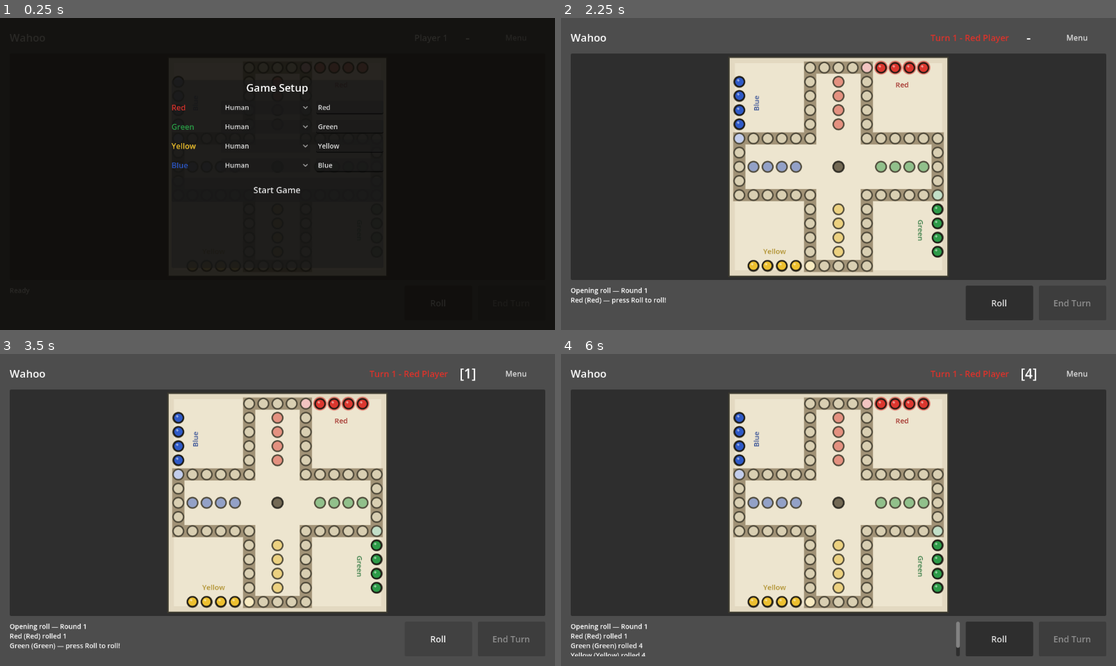
Above: before the commit, frames 1-4 (two rows, left to right).
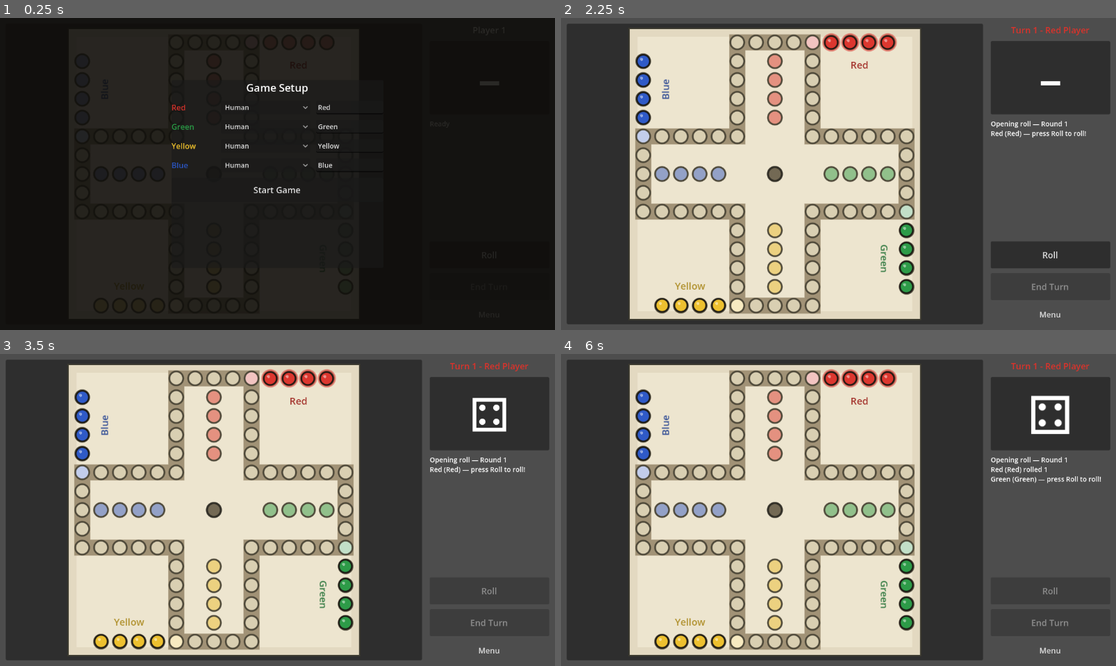
Above: after the commit, the same moments.

Repository: ItsTheMcCoy/wahoo-app
Game: Godot game, scene res://scenes/Main.tscn
Same seed, same stepped clock (60 frames per second), same inputs: the game is played once before the commit and once after it.
Inputs (mouse positions are in pixels of both pictures, inside the frame that each line leads up to):
- Up to frame 1 (0.25 s): no input
- Up to frame 2 (2.25 s): click "Menu" at 0.5 s; click "Roll" at 1.25 s; click "Start Game" at 2 s
- Up to frame 3 (3.5 s): click "Roll" at 2.75 s
- Up to frame 4 (6 s): click (999, 637) at 3.5 s, where only the run before the commit has a clickable "Roll"; move the mouse to (838, 503) at 4.27 s; click (838, 503) at 4.42 s; tap Enter at 5 s; move the mouse to (727, 525) at 5.02 s; click (727, 525) at 5.17 s; move the mouse to (894, 441) at 5.77 s; click (894, 441) at 5.92 s

The runs differ from the first frame. In frame 1, less than 0.1% of the frame differs, in the area x 1-90%, y 5-88%; in frame 2, 57%; in frame 3, 57%; in frame 4, 58%, in the area x 1-99%, y 2-98%.

Commit message:
Phase 3f: Board-left / info-panel-right layout; Unicode die faces
Restructured the main scene from a vertical stack to a two-column
layout. The board PanelContainer expands to fill the left side; a new
SidePanel (248 px min width) owns the right side with, top to bottom:
TurnLabel, DieFrame/DieLabel, Status log, RollButton, EndTurnButton,
and GameMenuButton. Header and Footer nodes are removed.

DieLabel now shows Unicode die faces (⚀–⚅) at 96 px font inside a
PanelContainer for a clear visual focal point. Rolling animation
updated: 14 face-cycle frames at 40 ms (was 6 at 50 ms), larger settle
pop (1.30× vs 1.22×), pivot set to label center before tween.

Docs updated: Phase 3f added to DEVELOPMENT_PLAN.md; godot/README.md
scope list, current-state description, and phase header updated.

Co-Authored-By: Claude Sonnet 4.6 <noreply@anthropic.com>

Diff:
--- a/godot/scenes/Main.tscn
+++ b/godot/scenes/Main.tscn
@@ -12,51 +12,22 @@
 grow_vertical = 2
 script = ExtResource("1_ukqg8")
 
-[node name="Root" type="VBoxContainer" parent="."]
-layout_mode = 1
-anchors_preset = 15
-anchor_right = 1.0
-anchor_bottom = 1.0
-offset_left = 20.0
-offset_top = 20.0
-offset_right = -20.0
-offset_bottom = -20.0
-grow_horizontal = 2
-grow_vertical = 2
-theme_override_constants/separation = 12
-
-[node name="Header" type="HBoxContainer" parent="Root"]
-layout_mode = 2
-theme_override_constants/separation = 12
-
-[node name="Title" type="Label" parent="Root/Header"]
-layout_mode = 2
-size_flags_horizontal = 3
-text = "Wahoo"
-theme_override_font_sizes/font_size = 22
-
-[node name="TurnLabel" type="Label" parent="Root/Header"]
-layout_mode = 2
-text = "Player 1"
-horizontal_alignment = 2
-theme_override_font_sizes/font_size = 18
-
-[node name="DieLabel" type="Label" parent="Root/Header"]
-layout_mode = 2
-custom_minimum_size = Vector2(58, 42)
-text = "-"
-horizontal_alignment = 1
-vertical_alignment = 1
-theme_override_font_sizes/font_size = 28
-
-[node name="GameMenuButton" type="MenuButton" parent="Root/Header"]
-layout_mode = 2
-custom_minimum_size = Vector2(120, 42)
-text = "Menu"
-theme_override_font_sizes/font_size = 16
+[node name="Root" type="HBoxContainer" parent="."]
+layout_mode = 1
+anchors_preset = 15
+anchor_right = 1.0
+anchor_bottom = 1.0
+offset_left = 12.0
+offset_top = 12.0
+offset_right = -12.0
+offset_bottom = -12.0
+grow_horizontal = 2
+grow_vertical = 2
+theme_override_constants/separation = 16
 
 [node name="BoardFrame" type="PanelContainer" parent="Root"]
 layout_mode = 2
+size_flags_horizontal = 3
 size_flags_vertical = 3
 
 [node name="BoardView" type="Control" parent="Root/BoardFrame"]
@@ -65,32 +36,57 @@
 size_flags_vertical = 3
 script = ExtResource("2_cw3fq")
 
-[node name="Footer" type="HBoxContainer" parent="Root"]
-layout_mode = 2
-theme_override_constants/separation = 12
-
-[node name="Status" type="RichTextLabel" parent="Root/Footer"]
-layout_mode = 2
-size_flags_horizontal = 3
-custom_minimum_size = Vector2(0, 72)
+[node name="SidePanel" type="VBoxContainer" parent="Root"]
+layout_mode = 2
+custom_minimum_size = Vector2(248, 0)
+theme_override_constants/separation = 10
+
+[node name="TurnLabel" type="Label" parent="Root/SidePanel"]
+layout_mode = 2
+text = "Player 1"
+horizontal_alignment = 1
+autowrap_mode = 2
+theme_override_font_sizes/font_size = 18
+
+[node name="DieFrame" type="PanelContainer" parent="Root/SidePanel"]
+layout_mode = 2
+
+[node name="DieLabel" type="Label" parent="Root/SidePanel/DieFrame"]
+layout_mode = 2
+custom_minimum_size = Vector2(0, 152)
+text = "–"
+horizontal_alignment = 1
+vertical_alignment = 1
+theme_override_font_sizes/font_size = 96
+
+[node name="Status" type="RichTextLabel" parent="Root/SidePanel"]
+layout_mode = 2
+size_flags_vertical = 3
+custom_minimum_size = Vector2(0, 60)
 bbcode_enabled = true
 fit_content = false
 scroll_active = true
 text = "Ready"
 theme_override_font_sizes/normal_font_size = 14
 
-[node name="RollButton" type="Button" parent="Root/Footer"]
-layout_mode = 2
-custom_minimum_size = Vector2(140, 60)
+[node name="RollButton" type="Button" parent="Root/SidePanel"]
+layout_mode = 2
+custom_minimum_size = Vector2(0, 56)
 text = "Roll"
 theme_override_font_sizes/font_size = 18
 
-[node name="EndTurnButton" type="Button" parent="Root/Footer"]
-layout_mode = 2
-custom_minimum_size = Vector2(140, 60)
+[node name="EndTurnButton" type="Button" parent="Root/SidePanel"]
+layout_mode = 2
+custom_minimum_size = Vector2(0, 56)
 disabled = true
 text = "End Turn"
 theme_override_font_sizes/font_size = 18
+
+[node name="GameMenuButton" type="MenuButton" parent="Root/SidePanel"]
+layout_mode = 2
+custom_minimum_size = Vector2(0, 40)
+text = "Menu"
+theme_override_font_sizes/font_size = 16
 
 [node name="WinOverlay" type="ColorRect" parent="."]
 visible = false
--- a/godot/scripts/main.gd
+++ b/godot/scripts/main.gd
@@ -38,13 +38,13 @@
 	"sprinter":   "Sprinter",
 }
 
-@onready var _turn_label: Label = $Root/Header/TurnLabel
-@onready var _die_label: Label = $Root/Header/DieLabel
-@onready var _game_menu_button: MenuButton = $Root/Header/GameMenuButton
+@onready var _turn_label: Label = $Root/SidePanel/TurnLabel
+@onready var _die_label: Label = $Root/SidePanel/DieFrame/DieLabel
+@onready var _game_menu_button: MenuButton = $Root/SidePanel/GameMenuButton
 @onready var _board = $Root/BoardFrame/BoardView
-@onready var _status: RichTextLabel = $Root/Footer/Status
-@onready var _roll_button: Button = $Root/Footer/RollButton
-@onready var _end_turn_button: Button = $Root/Footer/EndTurnButton
+@onready var _status: RichTextLabel = $Root/SidePanel/Status
+@onready var _roll_button: Button = $Root/SidePanel/RollButton
+@onready var _end_turn_button: Button = $Root/SidePanel/EndTurnButton
 @onready var _win_overlay: ColorRect = $WinOverlay
 @onready var _win_title: Label = $WinOverlay/WinPanel/WinContent/WinTitle
 @onready var _win_subtitle: Label = $WinOverlay/WinPanel/WinContent/WinSubtitle
@@ -86,7 +86,7 @@
 	_start_button.pressed.connect(_on_start_pressed)
 	_smoke_summary = _build_smoke_summary()
 	_setup_game_menu()
-	_die_label.text = "-"
+	_die_label.text = "–"
 	_profiles = WahooAI.make_profiles()
 	_populate_dropdowns()
 	_wire_setup_inputs()
@@ -156,7 +156,7 @@
 	_board.clear_legal_moves()
 	_board.set_state(_state)
 	_board.set_seat_labels(_seat_display_names)
-	_die_label.text = "-"
+	_die_label.text = "–"
 	_die_label.scale = Vector2.ONE
 	_set_roll_ready(false)
 	_roll_button.text = "Roll"
@@ -491,7 +491,7 @@
 	_board.clear_legal_moves()
 	_set_roll_ready(false)
 	_roll_button.text = "Roll"
-	_die_label.text = "-"
+	_die_label.text = "–"
 	_refresh_setup_name_fields()
 	_opening_roll_pressed.emit()  # unblock any awaiting starting-roll coroutine
 
@@ -561,19 +561,21 @@
 	_board.clear_legal_moves()
 	_board.set_state(_state)
 	_board.set_seat_labels(_seat_display_names)
-	_die_label.text = "-"
+	_die_label.text = "–"
 	_set_roll_ready(true)
 	_render_status("Saved game loaded")
 
 func _die_face(value: int) -> String:
-	return "[%d]" % clampi(value, 1, 6)
+	const FACES := ["", "⚀", "⚁", "⚂", "⚃", "⚄", "⚅"]
+	return FACES[clampi(value, 1, 6)]
 
 func _play_roll_visual(final_roll: int) -> void:
-	for _i in range(6):
+	_die_label.pivot_offset = _die_label.size * 0.5
+	for _i in range(14):
 		_die_label.text = _die_face(_rng.randi_range(1, 6))
-		await get_tree().create_timer(0.05).timeout
+		await get_tree().create_timer(0.04).timeout
 	_die_label.text = _die_face(final_roll)
 	var tween := create_tween()
-	tween.tween_property(_die_label, "scale", Vector2(1.22, 1.22), 0.08).set_trans(Tween.TRANS_BACK).set_ease(Tween.EASE_OUT)
-	tween.tween_property(_die_label, "scale", Vector2.ONE, 0.10).set_trans(Tween.TRANS_BACK).set_ease(Tween.EASE_IN)
+	tween.tween_property(_die_label, "scale", Vector2(1.30, 1.30), 0.10).set_trans(Tween.TRANS_BACK).set_ease(Tween.EASE_OUT)
+	tween.tween_property(_die_label, "scale", Vector2.ONE, 0.15).set_trans(Tween.TRANS_BACK).set_ease(Tween.EASE_IN)
 	await tween.finished
Not shown, changed: documents/DEVELOPMENT_PLAN.md
Not shown, changed: godot/README.md
